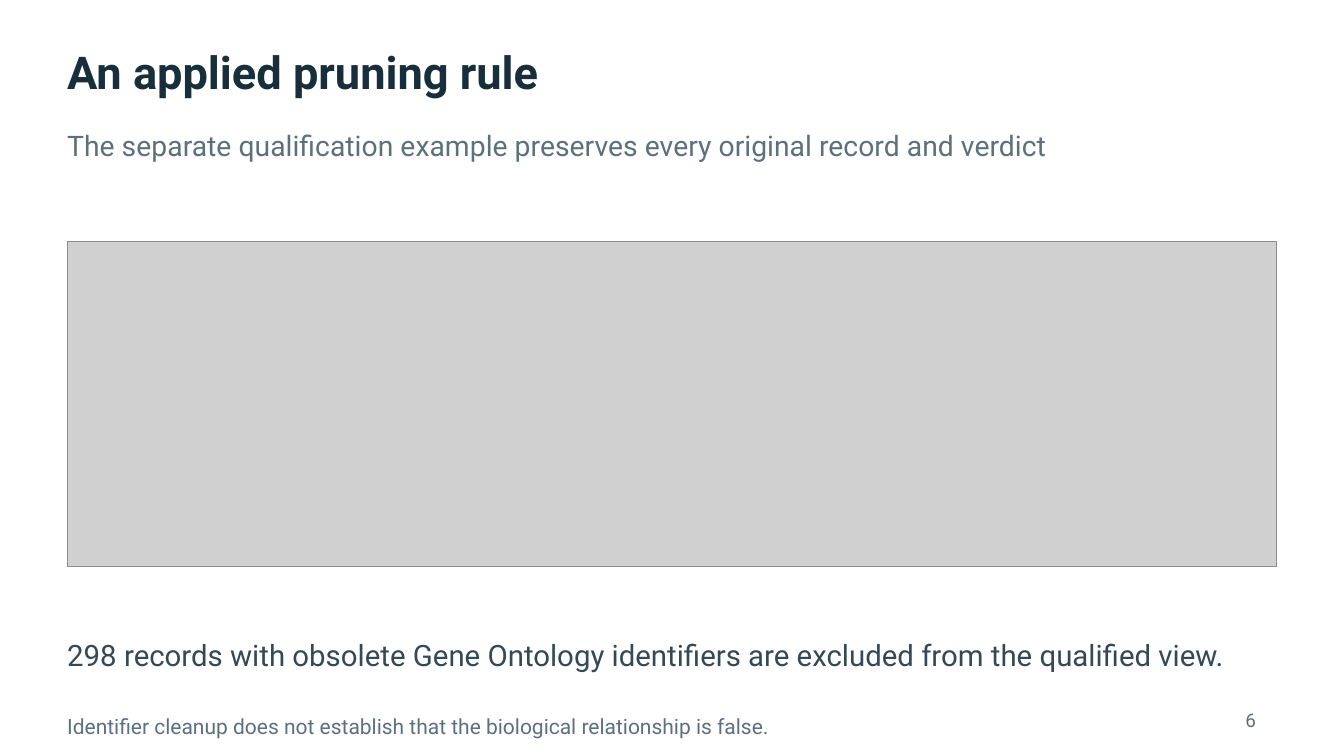
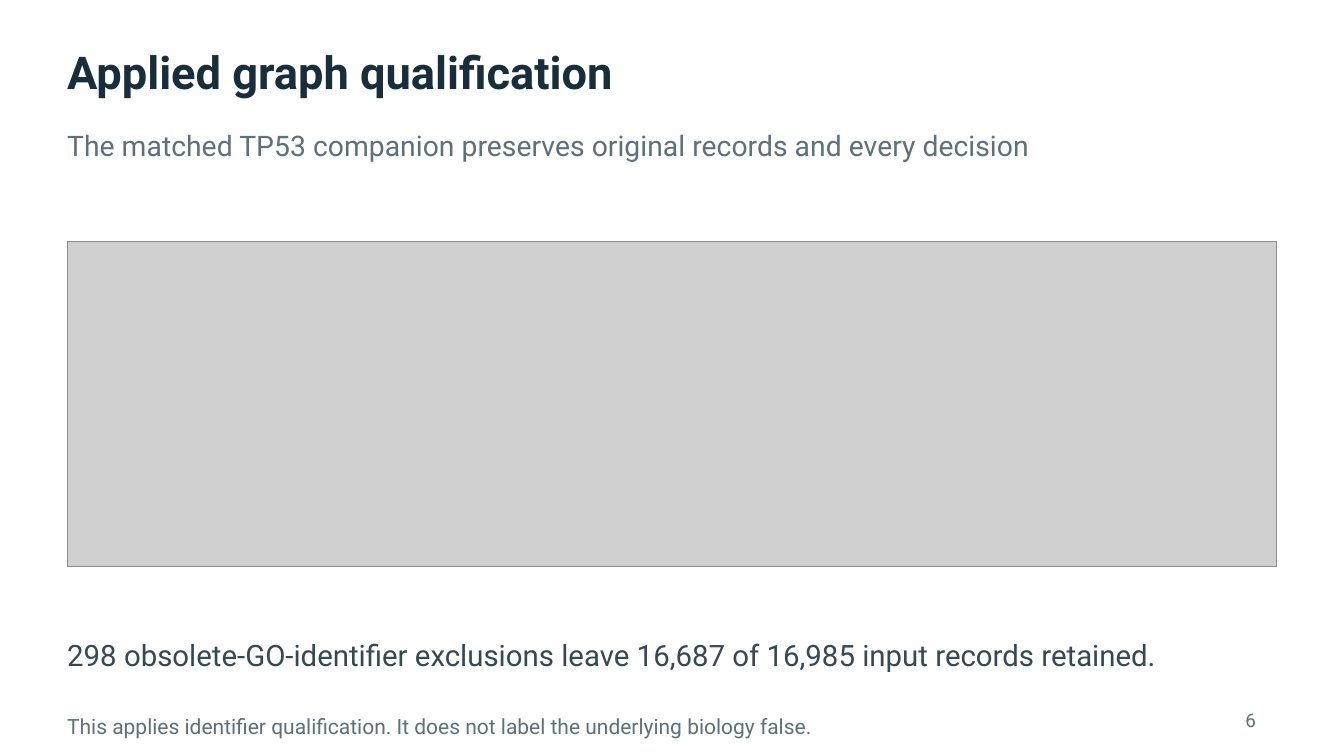
Before and after one commit to mdomagalski/biograph-steward, a slide deck: slide 6 of output/presentations/BioGraph_Steward_Overview.pptx. Drawn at 1344x756 pixels with LibreOffice and Linux fonts; fonts in the diff are those of the drawing; grey boxes stand for pictures. Boxes give left, top, right and bottom in pixels: in the first picture for what was removed or moved away, otherwise in the second. Text is boxed around its words. In the diff, an @@ line names an element or a change of style, - is before the commit and + after.

```diff
--- a/output/presentations/BioGraph_Steward_Overview.pptx
+++ b/output/presentations/BioGraph_Steward_Overview.pptx
@@ text at (67,54,612,99): text changed @@
-An applied pruning rule
+Applied graph qualification
@@ text at (67,135,1029,162): text changed @@
-The separate qualification example preserves every original record and verdict
+The matched TP53 companion preserves original records and every decision
@@ text at (67,643,1155,672): text changed @@
-298 records with obsolete Gene Ontology identifiers are excluded from the qualified view.
+298 obsolete-GO-identifier exclusions leave 16,687 of 16,985 input records retained.
@@ text at (67,718,811,739): text changed @@
-Identifier cleanup does not establish that the biological relationship is false.
+This applies identifier qualification. It does not label the underlying biology false.
```
Also in this commit, not shown: 5 other slides changed, 1 slide added, 1 slide removed, 39 other files.
